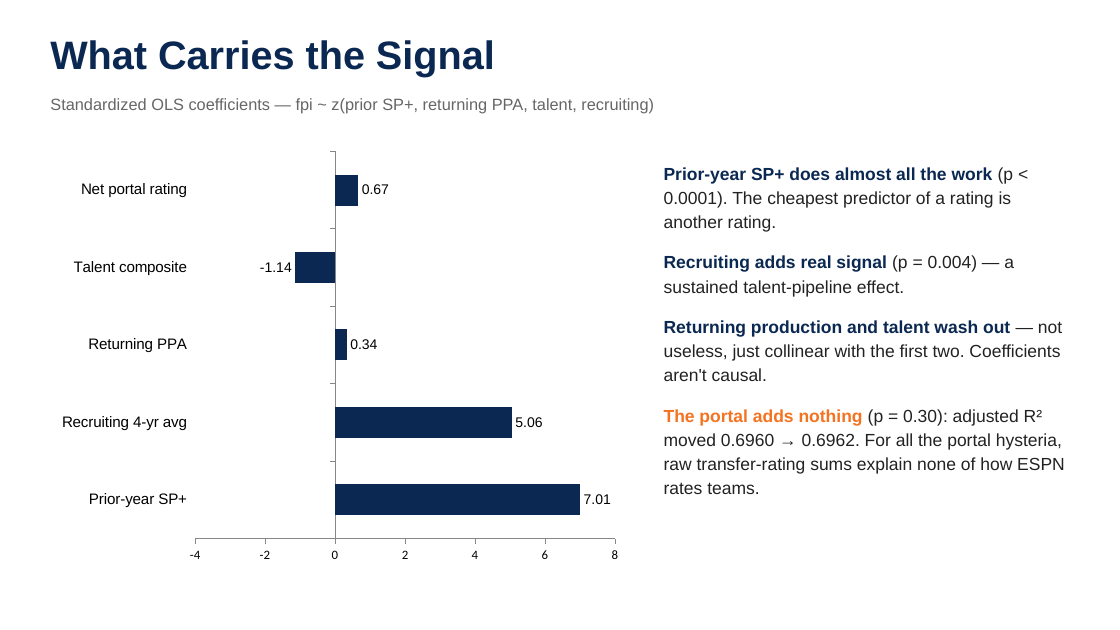
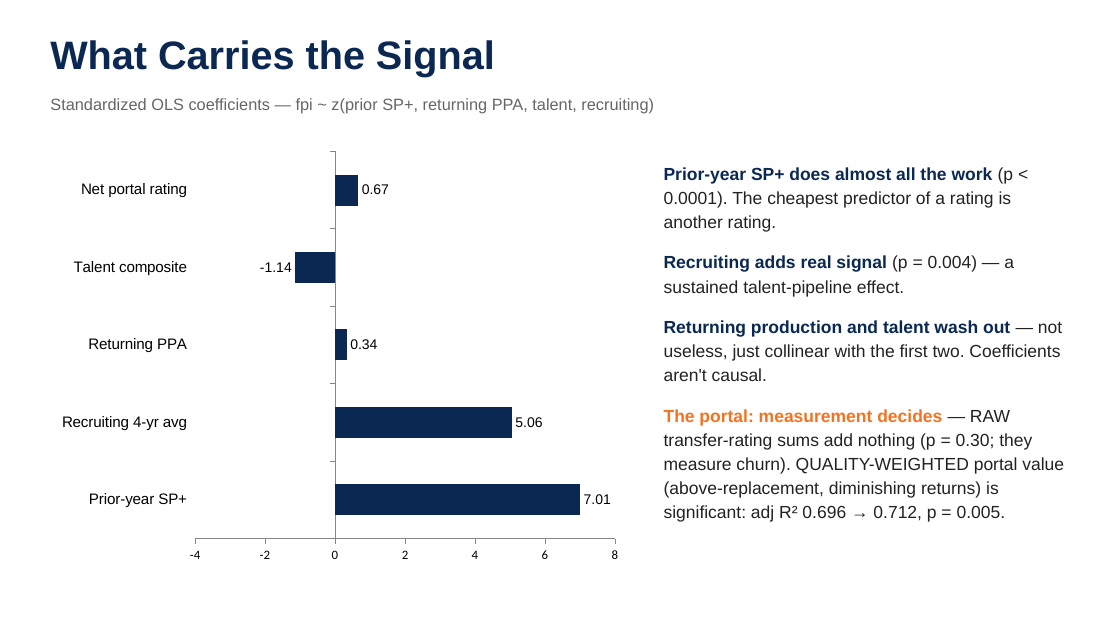
Before and after one commit to lucasalvarezflorida-lab/ncaa-fbs-analytics, a slide deck: slide 3 of NCAA_FBS_Analytics_System.pptx. Drawn at 1120x630 pixels with LibreOffice and Linux fonts; fonts in the diff are those of the drawing. Boxes give left, top, right and bottom in pixels: in the first picture for what was removed or moved away, otherwise in the second. Text is boxed around its words. In the diff, an @@ line names an element or a change of style, - is before the commit and + after.

```diff
--- a/NCAA_FBS_Analytics_System.pptx
+++ b/NCAA_FBS_Analytics_System.pptx
@@ text at box(664, 409, 1064, 522): text changed @@
-The portal adds nothing (p = 0.30): adjusted R² moved 0.6960 → 0.6962. For all the portal hysteria, raw transfer-rating sums explain none of how ESPN rates teams.
+The portal: measurement decides — RAW transfer-rating sums add nothing (p = 0.30; they measure churn). QUALITY-WEIGHTED portal value (above-replacement, diminishing returns) is significant: adj R² 0.696 → 0.712, p = 0.005.
```
Also in this commit, not shown: 6 other files.
